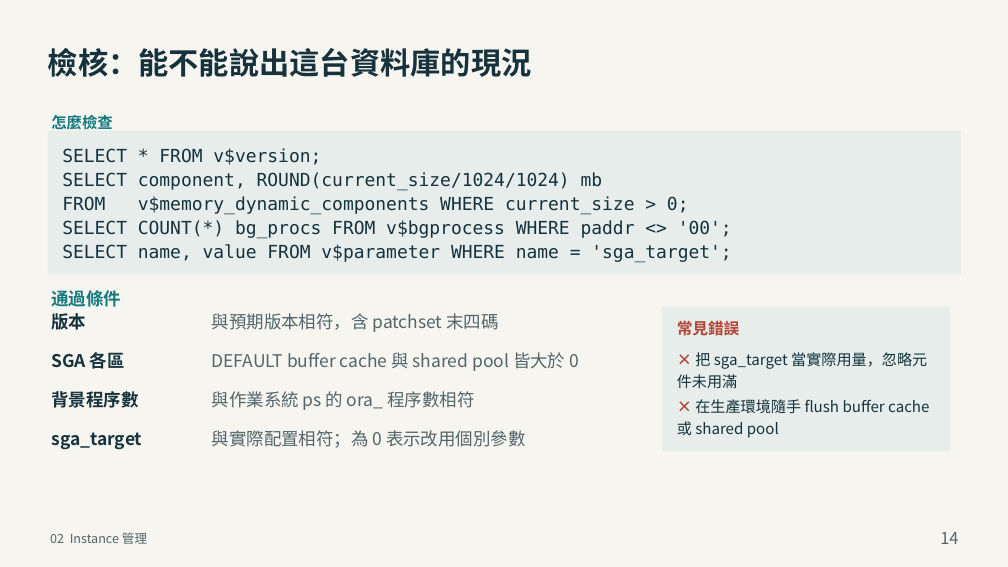
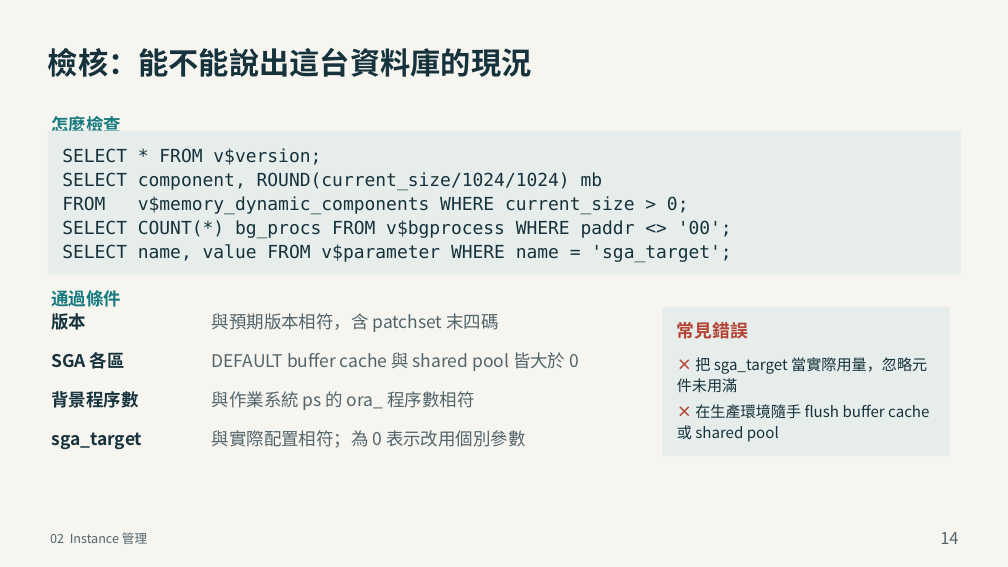
Before and after one commit to YouAreTheBlueSky/Oracle-DBA-Training-Docs, a slide deck: slide 14 of deliver_beginner/02_Oracle_DBA_建置與日常管理.pptx. Drawn at 1008x567 pixels with LibreOffice and Linux fonts; fonts in the diff are those of the drawing. Boxes give left, top, right and bottom in pixels: in the first picture for what was removed or moved away, otherwise in the second. Text is boxed around its words. In the diff, an @@ line names an element or a change of style, - is before the commit and + after.

Commit message:
檢核頁三個小標統一 16.5pt；第 5 章 p14 縮短長句回到 16.5
怎麼檢查／通過條件／常見錯誤原本 14.5、比內容小，現在統一 16.5 粗體，與條件內文同級。常見錯誤面板內距同步放大以免標題壓到條目。ch05 p14 的稽核條件改寫為「success=記錄、failure=不記錄」，全頁恢復 16.5（原本被壓到 15.4）。

全系列 73 頁檢核頁：小標 16.5、條件內文 16.5，沒有任何一頁低於 16pt。

```diff
--- a/deliver_beginner/02_Oracle_DBA_建置與日常管理.pptx
+++ b/deliver_beginner/02_Oracle_DBA_建置與日常管理.pptx
@@ text "怎麼檢查" at [51,116,121,131]: size 18.3 to 20.8 pt; line spacing 25.9pt to 29.5pt @@
@@ rectangle: place and size @@
-rectangle at [662,307,949,450]
+rectangle at [662,307,949,456]
@@ text "常見錯誤" at [677,322,748,339]: size 18.6 to 21.2 pt; line spacing 26.5pt to 30.1pt @@
@@ text "× 把 sga_target 當實際用量，忽略元件未用滿": place and size @@
-text "× 把 sga_target 當實際用量，忽略元件未用滿" at [677,352,929,438]
+text "× 把 sga_target 當實際用量，忽略元件未用滿" at [677,357,929,442]
```
Also in this commit, not shown: 13 other slides changed, 22 other files.
